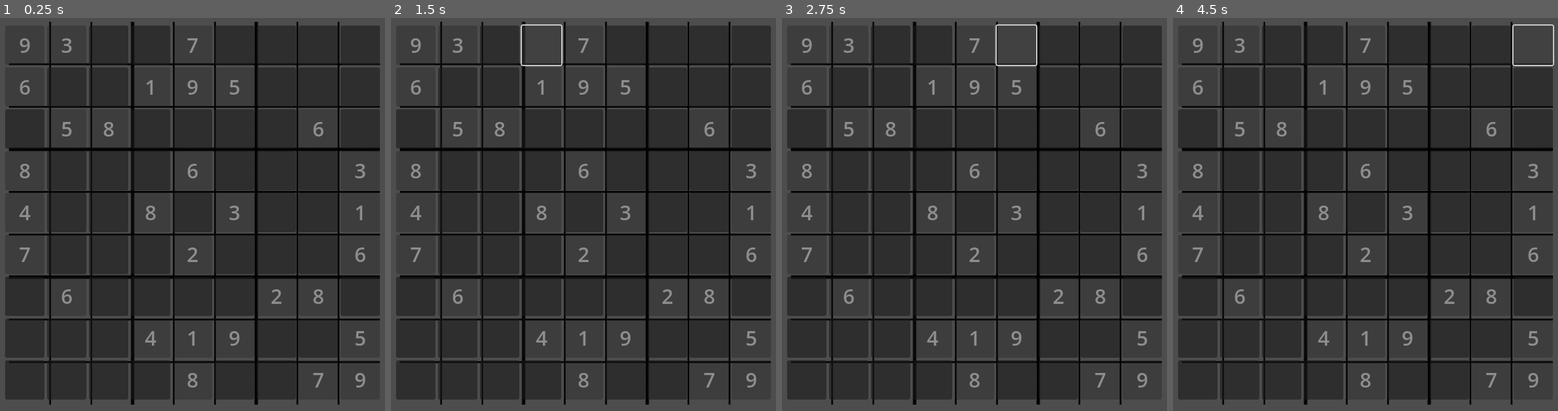
Above: before the commit, frames 1-4 (left to right).
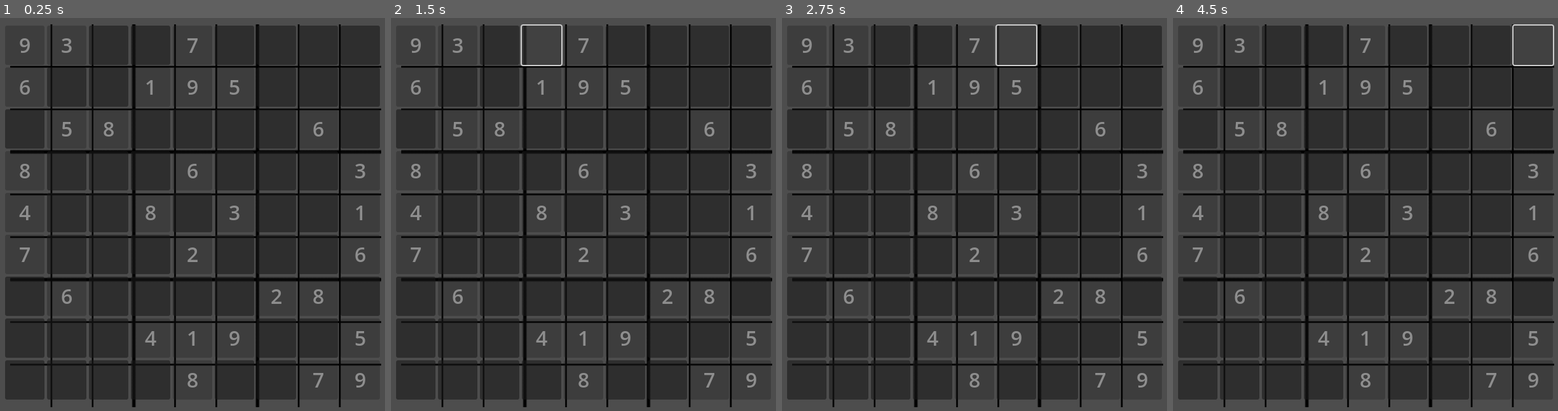
Above: after the commit, the same moments.

Repository: Ercan-Ozturk/sudokuapp
Game: Godot game, scene res://sudoku.tscn
The game is run twice, just before and just after one commit, with the same random seed, the same clock (stepped at 60 frames per second) and the same inputs.
Inputs (mouse positions are in pixels of both pictures, inside the frame that each line leads up to):
- Up to frame 1 (0.25 s): no input
- Up to frame 2 (1.5 s): click (498, 45) at 0.52 s; click (541, 45) at 1.27 s
- Up to frame 3 (2.75 s): click (1016, 45) at 2.02 s
- Up to frame 4 (4.5 s): click (1450, 45) at 2.77 s; click (1492, 45) at 3.52 s; click (1534, 45) at 4.27 s

The runs differ from the first frame. In frame 1, 11% of the frame differs, in the area x 2-100%, y 0-100%; in frame 2, 11%; in frame 3, 11%; in frame 4, 11%.

Commit message:
Game logic

Diff:
--- a/project.godot
+++ b/project.godot
@@ -68,3 +68,9 @@
 "events": [Object(InputEventKey,"resource_local_to_scene":false,"resource_name":"","device":-1,"window_id":0,"alt_press …(191 unchanged characters)…
 ]
 }
+0={
+"deadzone": 0.2,
+"events": [Object(InputEventKey,"resource_local_to_scene":false,"resource_name":"","device":-1,"window_id":0,"alt_pressed":false,"shift_pressed":false,"ctrl_pressed":false,"meta_pressed":false,"pressed":false,"keycode":0,"physical_keycode":48,"key_label":0,"unicode":48,"location":0,"echo":false,"script":null)
+, Object(InputEventKey,"resource_local_to_scene":false,"resource_name":"","device":-1,"window_id":0,"alt_pressed":false,"shift_pressed":false,"ctrl_pressed":false,"meta_pressed":false,"pressed":false,"keycode":0,"physical_keycode":4194308,"key_label":0,"unicode":0,"location":0,"echo":false,"script":null)
+]
+}
--- a/sudoku.gd
+++ b/sudoku.gd
@@ -25,9 +25,10 @@
 	button.text = str(val)
 	if isInit:
 		button.disabled = true
-		button.set("theme_override_colors/font_color", Color("yellow"))
+
 
 	button.set("theme_override_font_sizes/font_size", 32)
+	button.set("theme_override_colors/font_color", Color("yellow"))
 	button.custom_minimum_size = Vector2i(62, 62)
 	button.pressed.connect(onButtonPressed.bind(pos))
 	grid.add_child(button)
@@ -72,32 +73,30 @@
 			print("Valid")
 		else:
 			print("Invalid placement")
+func removeInput():
+	if selectedButton:
+		var row = selectedButton[0]
+		var	col = selectedButton[1]
+		game_grid[row][col].text = ""
+		matrix[row][col] = 0
 func _input(event: InputEvent) -> void:
-
+	if event.is_action_pressed("0"):
+		removeInput()
 	if event.is_action_pressed("1"):
-
 		inputProcess(1)
 	if event.is_action_pressed("2"):
-
 		inputProcess(2)
 	if event.is_action_pressed("3"):
-
 		inputProcess(3)
 	if event.is_action_pressed("4"):
-
 		inputProcess(4)
 	if event.is_action_pressed("5"):
-
 		inputProcess(5)
 	if event.is_action_pressed("6"):
-
 		inputProcess(6)
 	if event.is_action_pressed("7"):
-
 		inputProcess(7)
 	if event.is_action_pressed("8"):
-
 		inputProcess(8)
 	if event.is_action_pressed("9"):
-
 		inputProcess(9)
--- a/sudoku.tscn
+++ b/sudoku.tscn
@@ -9,12 +9,12 @@
 [node name="GridContainer" type="GridContainer" parent="."]
 offset_left = 62.0
 offset_top = 62.0
-offset_right = 102.0
-offset_bottom = 102.0
+offset_right = 136.0
+offset_bottom = 128.0
 columns = 9
 
 [node name="Sudoku-grid" type="Sprite2D" parent="."]
 z_index = -2
-position = Vector2(360, 358)
+position = Vector2(362, 362)
 scale = Vector2(0.57, 0.59)
 texture = ExtResource("2_23bkm")
